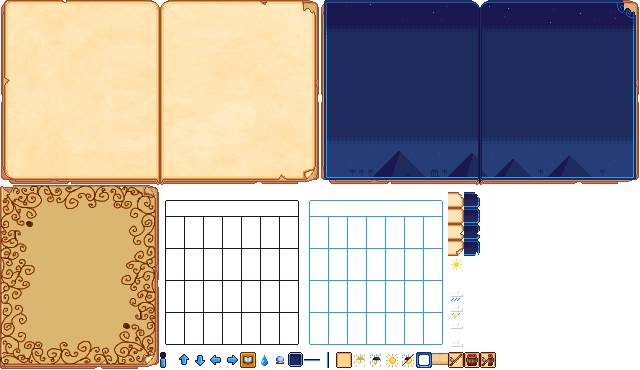
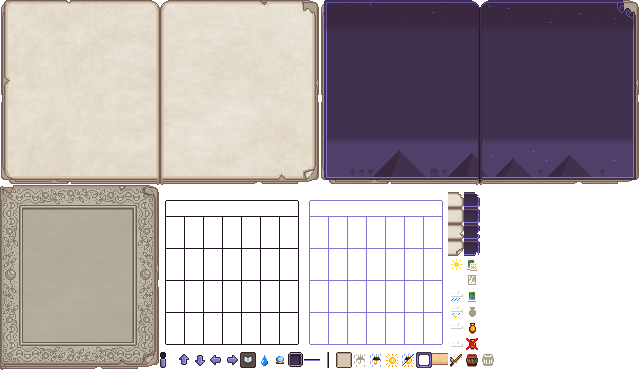
Comparing the layer stacks of the two (640, 370) images. Changes:
added group "Vintage Interface 2" with 33 layers above "Crystal Ball" over [0, 0, 639, 370]
added group "Icons" with 12 layers in group "Vintage Interface 2" over [354, 259, 494, 367]
added group "UI Widgets" with 10 layers in group "Vintage Interface 2" over [160, 352, 432, 368]
added layer "Menu Button" in group "UI Widgets" over [240, 352, 256, 368]
added layer "Aquarium Frame" (1st of 2, in "Vintage Interface 2" › "UI Widgets") in group "UI Widgets" over [416, 352, 432, 368]
added layer "Magic Diviers" (1st of 2, in "Vintage Interface 2" › "UI Widgets") in group "UI Widgets" over [304, 352, 329, 368]
added layer "Cover copy" in group "Vintage Interface 2" over [0, 5, 637, 370]
added layer "Alternative Cover copy" in group "Vintage Interface 2" over [0, 185, 159, 370]
added layer "Page Button" in group "Vintage Interface 2" over [336, 352, 352, 368]
added layer "Magic Calendar" in group "Vintage Interface 2" over [309, 200, 443, 345]
added layer "Magic Tabs" (1st of 2, in "Vintage Interface 2") in group "Vintage Interface 2" over [464, 192, 480, 256]
added layer "Tabs" (1st of 2, in "Vintage Interface 2") in group "Vintage Interface 2" over [448, 192, 464, 256]
added layer "Magic Open" in group "Vintage Interface 2" over [317, 0, 639, 185]
added layer "Open Pages" (1st of 2, in "Vintage Interface 2") in group "Vintage Interface 2" over [1, 0, 319, 185]
removed layer "Page Button Base copy 3" over [480, 352, 496, 368]
renamed "Page Button Base copy 2" to "Not Collected", painted on it over [448, 338, 478, 368]
removed layer "Page Button Base copy" over [464, 352, 480, 368]
hid "Cover" (2nd of 2) over [0, 185, 159, 369]
moved "Open Magic" above "Calendar Grid" over [321, 0, 639, 185]
hid "Open Pages" (2nd of 2) over [1, 0, 319, 185]
…and 28 more changes (25 added, 1 painted, 1 removed, 1 renamed, 1 stack)
